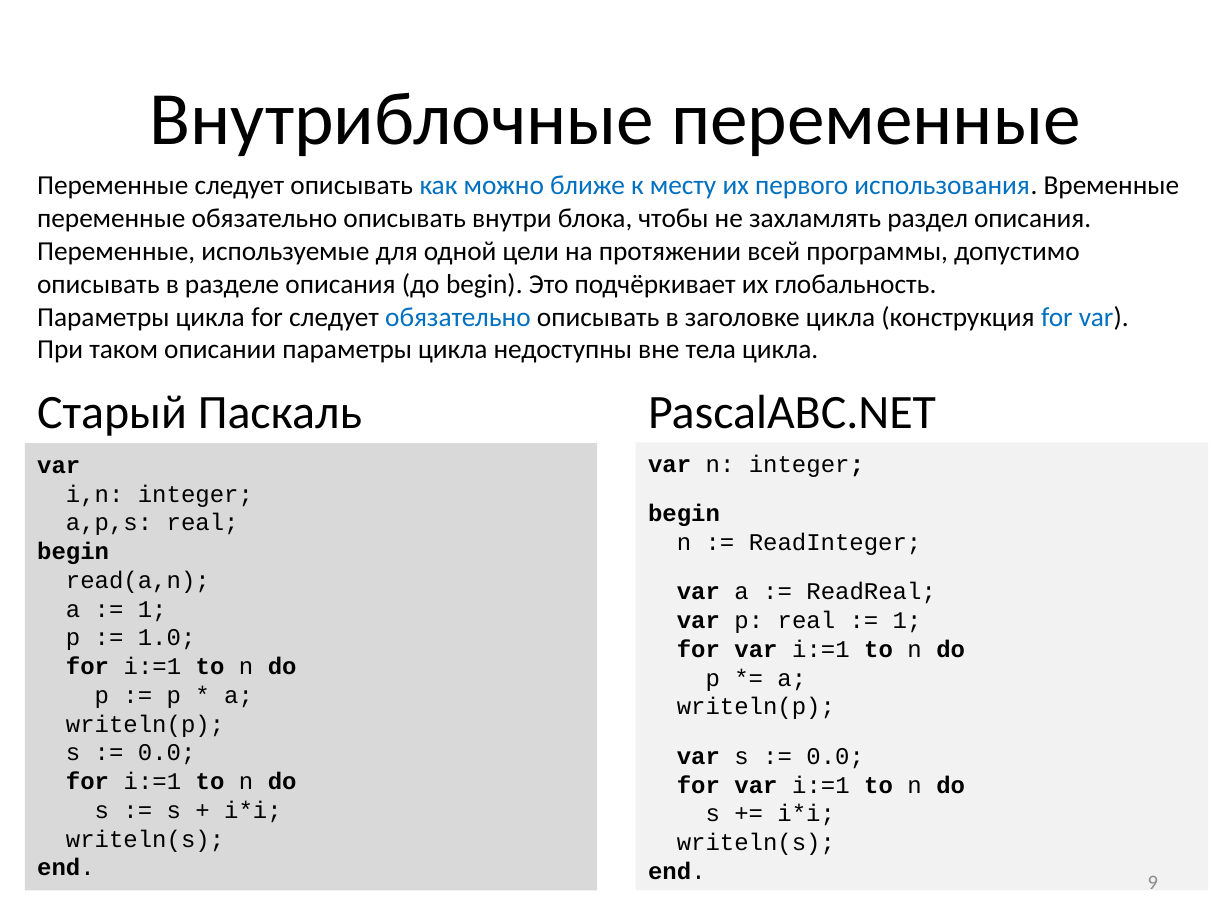
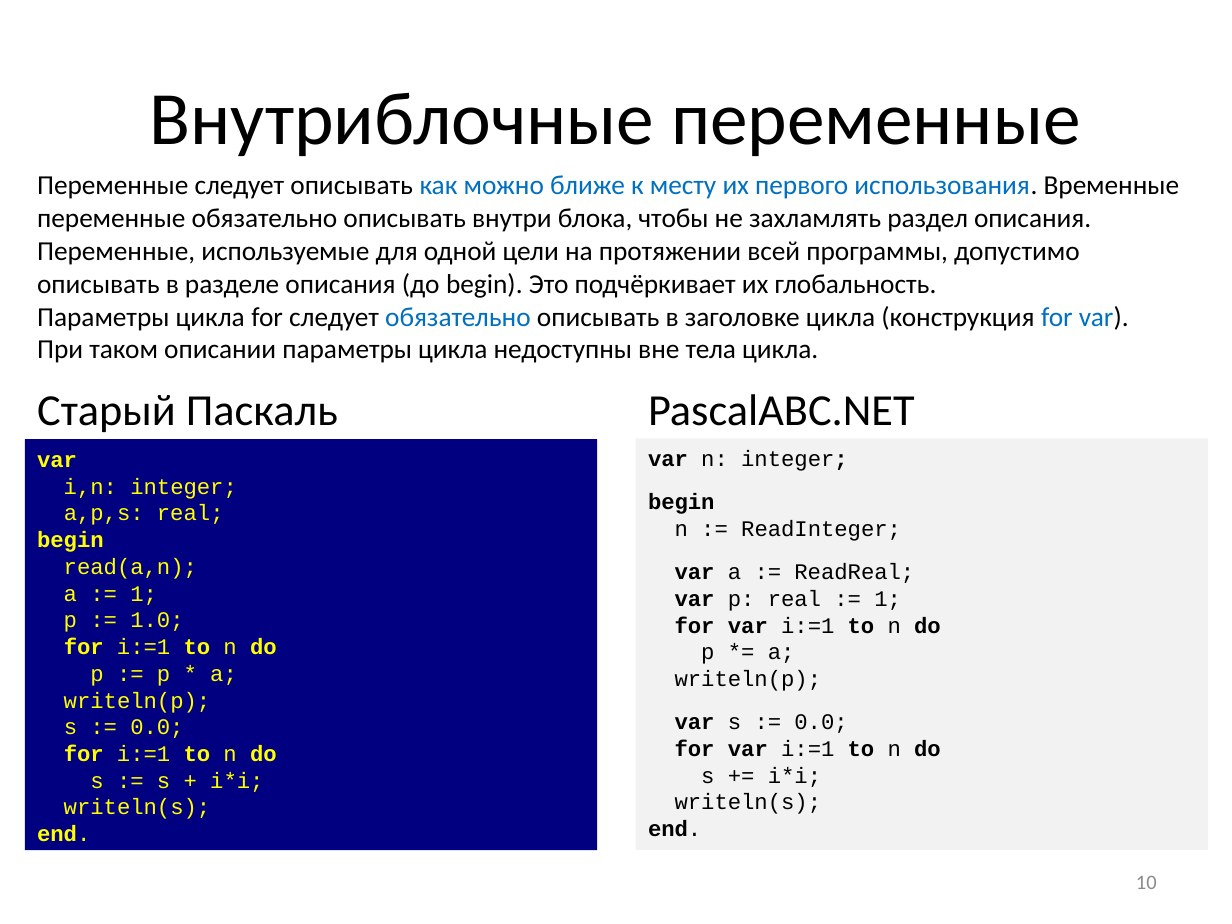
Before and after one commit to pascalabcnet/pascalabcnet, a slide deck: slide 10 of _Presentations/2015 New Features/PascalABC.NET 2015.pptx (slide 9 before the commit). Drawn at 1232x924 pixels with LibreOffice and Linux fonts; fonts in the diff are those of the drawing. Boxes give left, top, right and bottom in pixels: in the first picture for what was removed or moved away, otherwise in the second. Text is boxed around its words. In the diff, an @@ line names an element or a change of style, - is before the commit and + after.

```diff
--- a/_Presentations/2015 New Features/PascalABC.NET 2015.pptx
+++ b/_Presentations/2015 New Features/PascalABC.NET 2015.pptx
@@ text "Старый Паскаль" at <box>37,395,338,432</box>: size 28 to 25.9 pt @@
@@ text "PascalABC.NET" at <box>648,394,915,426</box>: size 28 to 25.9 pt @@
@@ rectangle "var i,n: integer; a,p,s: real; ...": place and size @@
-rectangle "var i,n: integer; a,p,s: real; ..." at <box>25,444,598,891</box>
+rectangle "var i,n: integer; a,p,s: real; ..." at <box>25,439,598,850</box>
@@ rectangle "var i,n: integer; a,p,s: real; ..." at <box>25,439,598,850</box>: size 14 to 13 pt, text colour #000000 to #FFFF00; fill #D9D9D9 to #000080 @@
@@ rectangle "var n: integer;": place and size @@
-rectangle "var n: integer;" at <box>636,442,1209,891</box>
+rectangle "var n: integer;" at <box>636,439,1209,850</box>
@@ rectangle "var n: integer;" at <box>636,439,1209,850</box>: size 14 to 13 pt @@
@@ page number at <box>1136,876,1157,889</box>: text changed @@
-9
+10
```
Also in this commit, not shown: 40 other slides changed, 1 slide added, 11 other files.
